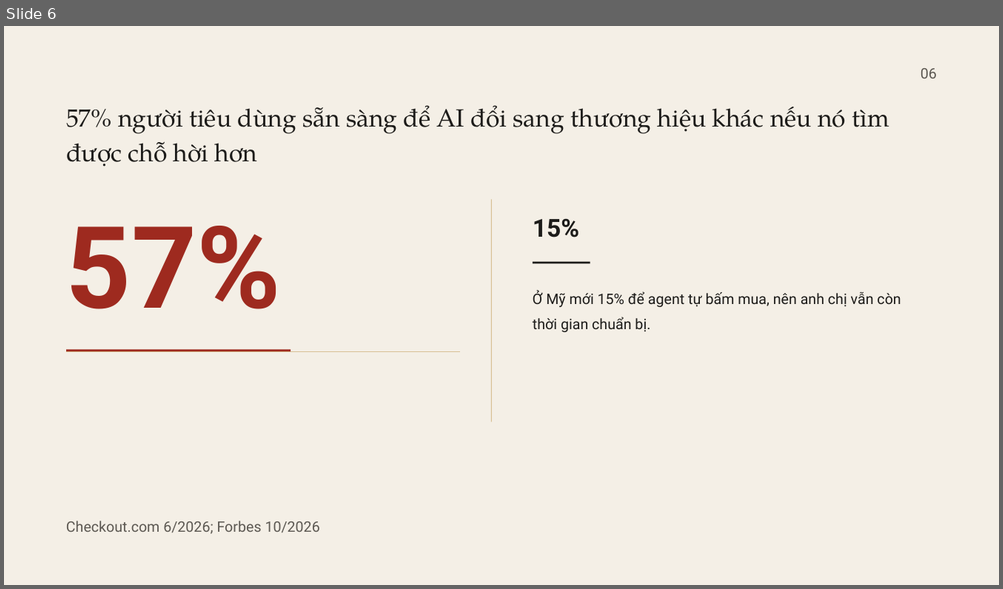
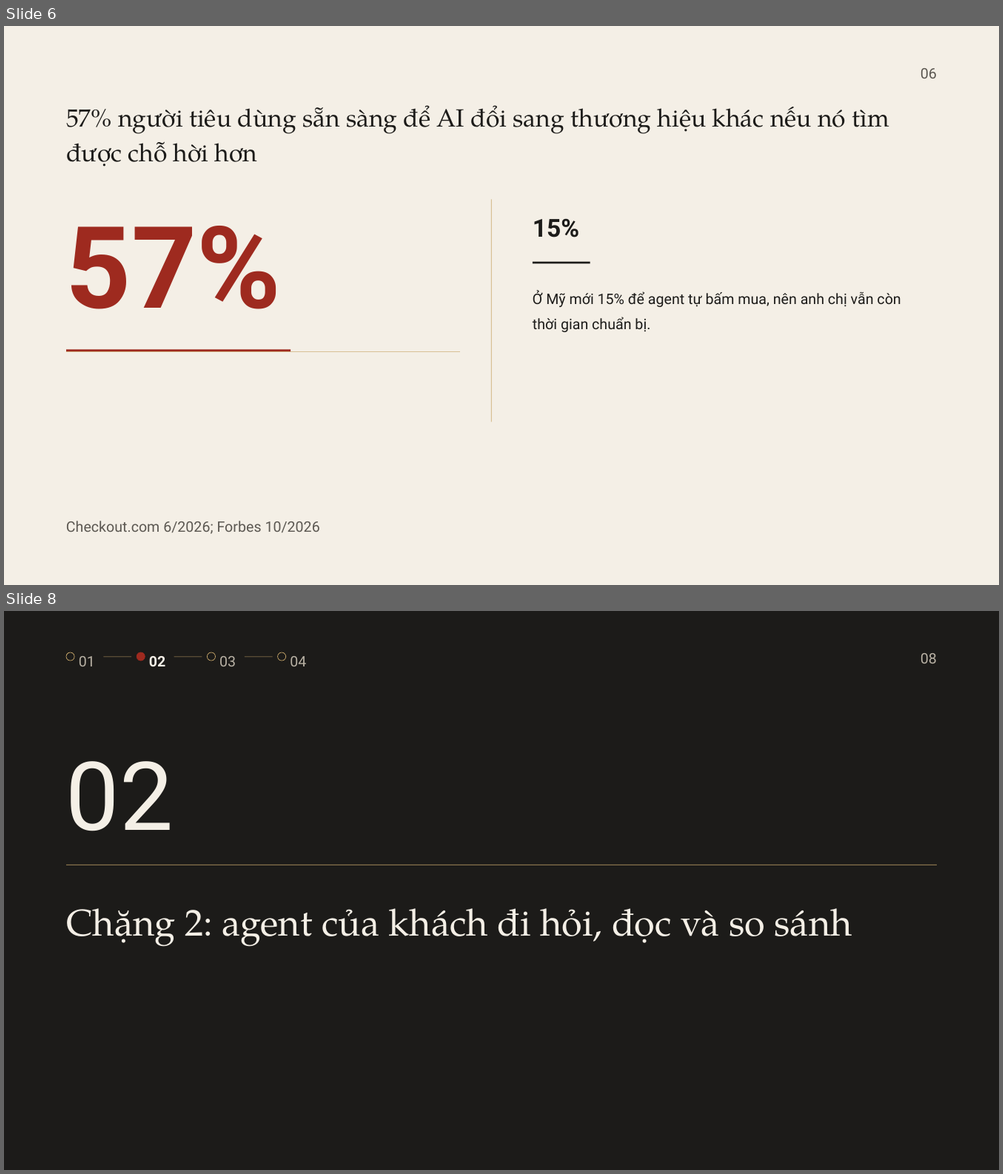
Before and after one commit to fyzdfyzd/linhx-engine, a slide deck: viec/lab130-slide-nhieu-vong/thiet-ke/v8/CSMO26_T21_v8.pptx. Shown one above the other, each under a label of ours: slide 6 before the commit, slides 6 and 8 after it; the slides between them are not shown. The pictures are 1003x589 and 1003x1174 pixels, drawn with LibreOffice and Linux fonts; fonts in the diff are those of the drawing. Boxes give left, top, right and bottom in pixels: in the first picture for what was removed or moved away, otherwise in the second. Text is boxed around its words. In the diff, an @@ line names an element or a change of style, - is before the commit and + after.

Commit message:
LAB130 v8: dựng đợt 2 (slide 7-12)

```diff
--- a/viec/lab130-slide-nhieu-vong/thiet-ke/v8/CSMO26_T21_v8.pptx
+++ b/viec/lab130-slide-nhieu-vong/thiet-ke/v8/CSMO26_T21_v8.pptx
@@ slide 8 added at (x1=4, y1=611, x2=999, y2=1170), background #1C1B19 @@
@@ ellipse added at (x1=66, y1=652, x2=74, y2=661), outline #C9A86A 0.5 pt @@
@@ ellipse added at (x1=136, y1=652, x2=145, y2=661), fill #9E2A1F, outline #9E2A1F 0.5 pt @@
@@ ellipse added at (x1=207, y1=652, x2=215, y2=661), outline #C9A86A 0.5 pt @@
@@ ellipse added at (x1=278, y1=652, x2=286, y2=661), outline #C9A86A 0.5 pt @@
@@ text added at (x1=920, y1=653, x2=936, y2=664), 14 pt, text #B8B1A4 @@
+08
@@ text added at (x1=79, y1=656, x2=95, y2=667), 14 pt, text #B8B1A4 @@
+01
@@ rectangle added at (x1=103, y1=657, x2=131, y2=658), fill #C9A86A @@
@@ text added at (x1=149, y1=656, x2=165, y2=667), 14 pt, text #F4EFE6, bold @@
+02
@@ rectangle added at (x1=174, y1=657, x2=202, y2=658), fill #C9A86A @@
@@ text added at (x1=219, y1=656, x2=236, y2=667), 14 pt, text #B8B1A4 @@
+03
@@ rectangle added at (x1=244, y1=657, x2=273, y2=658), fill #C9A86A @@
@@ text added at (x1=290, y1=656, x2=306, y2=667), 14 pt, text #B8B1A4 @@
+04
@@ text added at (x1=66, y1=761, x2=173, y2=832), 92 pt, text #F4EFE6 @@
+02
@@ rectangle added at (x1=66, y1=865, x2=936, y2=866), fill #C9A86A @@
@@ text added at (x1=66, y1=908, x2=852, y2=947), 36 pt, text #F4EFE6 @@
+Chặng 2: agent của khách đi hỏi, đọc và so sánh
```
Also in this commit, not shown: 5 other slides added, 19 other files.
